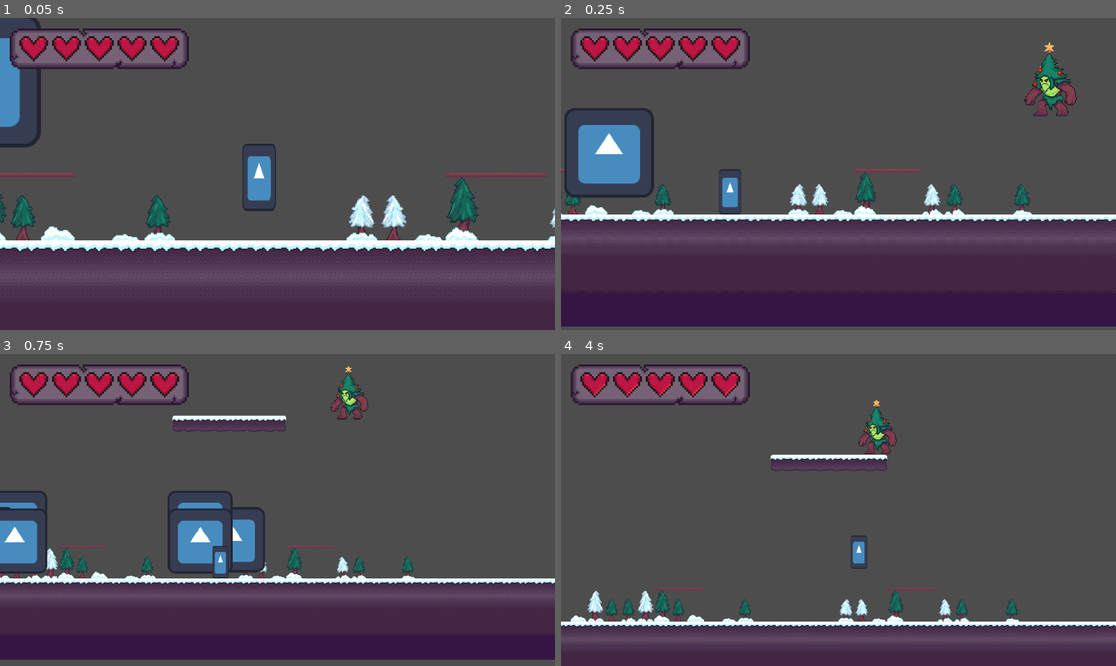
Above: before the commit, frames 1-4 (two rows, left to right).
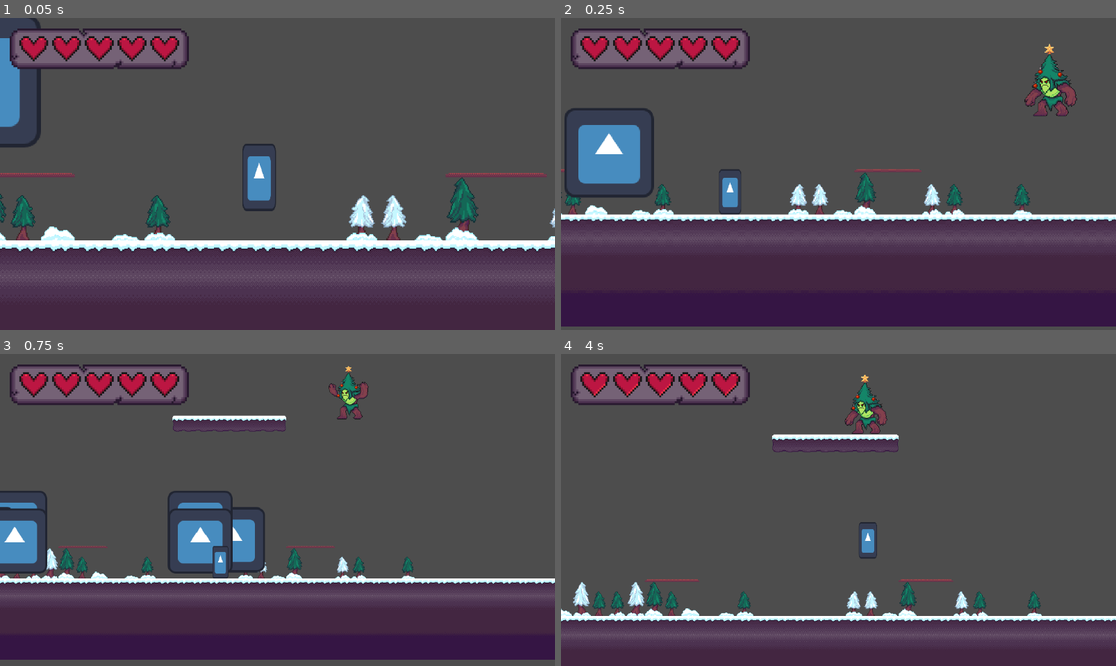
Above: after the commit, the same moments.

Repository: willsattanuparp/wild-jam-76-game
Game: Godot game, scene res://Assets/Scenes/Levels/tree_level.tscn
The game is run twice, just before and just after one commit, with the same random seed, the same clock (stepped at 60 frames per second) and the same inputs. The engine's default icon, where the game draws it, is replaced by a stand-in: a white triangle on a blue panel in a dark square.
Inputs (mouse positions are in pixels of both pictures, inside the frame that each line leads up to):
- Up to frame 1 (0.05 s): no input
- Up to frame 2 (0.25 s): no input
- Up to frame 3 (0.75 s): move the mouse to (399, 494) at 0.52 s; hold D (Right) from 0.53 s (still down); click (399, 494) at 0.6 s
- Up to frame 4 (4 s): tap Space (Jump) at 0.77, 3.77 s; release D (Right) at 1.25 s; drag from (727, 525) to (677, 581) at 1.27 s; move the mouse to (894, 441) at 2.02 s; hold A (Left) 2.03-2.75 s; tap E (Special) at 2.1 s; click (894, 441) at 2.3 s; drag from (810, 572) to (672, 463) at 2.77 s; move the mouse to (1005, 556) at 3.52 s; hold D (Right) from 3.53 s (still down); click (1005, 556) at 3.6 s

Frame 1 is identical in both runs. In frame 2, 0.5% of the frame differs, in the area x 83-93%, y 7-30%; in frame 3, 0.4%; in frame 4, 9.4%, in the area x 0-100%, y 6-92%.

Commit message:
I've reached the end of my rope also I put in the tree walking and jumping animations

Diff:
--- a/platformer-test/Assets/Scenes/Enemies/enemy_tree.tscn
+++ b/platformer-test/Assets/Scenes/Enemies/enemy_tree.tscn
@@ -1,21 +1,138 @@
-[gd_scene load_steps=5 format=3 uid="uid://ciqkefpikuae8"]
+[gd_scene load_steps=11 format=3 uid="uid://ciqkefpikuae8"]
 
 [ext_resource type="PackedScene" uid="uid://bvqx0ai7kl6y5" path="res://Assets/Scenes/enemy.tscn" id="1_avf5k"]
 [ext_resource type="Script" path="res://Scripts/enemy_tree.gd" id="2_1gqo4"]
-[ext_resource type="Texture2D" uid="uid://p5mthhoi8jg5" path="res://Assets/Sprites/Character/TreeBossSprite.png" id="3_ljwdy"]
+[ext_resource type="Texture2D" uid="uid://bary2mcf41rdm" path="res://Assets/Sprites/Character/Enemies/Tree Golem-Sheet.png" id="3_gej4g"]
 
 [sub_resource type="CapsuleShape2D" id="CapsuleShape2D_cjsxd"]
 radius = 23.0
 height = 90.0
+
+[sub_resource type="Animation" id="Animation_lkpy0"]
+resource_name = "tree_yell"
+length = 1.2
+loop_mode = 1
+step = 0.2
+tracks/0/type = "value"
+tracks/0/imported = false
+tracks/0/enabled = true
+tracks/0/path = NodePath("Sprite2D:frame")
+tracks/0/interp = 1
+tracks/0/loop_wrap = true
+tracks/0/keys = {
+"times": PackedFloat32Array(0, 0.2, 0.4, 0.6, 0.8, 1),
+"transitions": PackedFloat32Array(1, 1, 1, 1, 1, 1),
+"update": 1,
+"values": [0, 1, 2, 3, 4, 4]
+}
+
+[sub_resource type="Animation" id="Animation_c6ne0"]
+resource_name = "tree_walk"
+length = 2.6
+loop_mode = 1
+step = 0.2
+tracks/0/type = "value"
+tracks/0/imported = false
+tracks/0/enabled = true
+tracks/0/path = NodePath("Sprite2D:frame")
+tracks/0/interp = 1
+tracks/0/loop_wrap = true
+tracks/0/keys = {
+"times": PackedFloat32Array(0, 0.2, 0.4, 0.6, 0.8, 1, 1.2, 1.4, 1.6, 1.8, 2, 2.2, 2.4),
+"transitions": PackedFloat32Array(1, 1, 1, 1, 1, 1, 1, 1, 1, 1, 1, 1, 1),
+"update": 1,
+"values": [6, 7, 8, 9, 10, 11, 12, 13, 14, 15, 16, 17, 18]
+}
+
+[sub_resource type="Animation" id="Animation_8eh7t"]
+resource_name = "tree_jump"
+length = 1.2
+step = 0.2
+tracks/0/type = "value"
+tracks/0/imported = false
+tracks/0/enabled = true
+tracks/0/path = NodePath("Sprite2D:frame")
+tracks/0/interp = 1
+tracks/0/loop_wrap = true
+tracks/0/keys = {
+"times": PackedFloat32Array(0, 0.2, 0.4, 0.6, 0.8, 1),
+"transitions": PackedFloat32Array(1, 1, 1, 1, 1, 1),
+"update": 1,
+"values": [19, 20, 21, 22, 23, 24]
+}
+
+[sub_resource type="Animation" id="Animation_xo73x"]
+resource_name = "tree_throw"
+length = 1.6
+loop_mode = 1
+step = 0.2
+tracks/0/type = "value"
+tracks/0/imported = false
+tracks/0/enabled = true
+tracks/0/path = NodePath("Sprite2D:frame")
+tracks/0/interp = 1
+tracks/0/loop_wrap = true
+tracks/0/keys = {
+"times": PackedFloat32Array(0, 0.2, 0.4, 0.6, 0.8, 1, 1.2, 1.4),
+"transitions": PackedFloat32Array(1, 1, 1, 1, 1, 1, 1, 1),
+"update": 1,
+"values": [25, 26, 27, 28, 29, 30, 31, 32]
+}
+tracks/1/type = "method"
+tracks/1/imported = false
+tracks/1/enabled = true
+tracks/1/path = NodePath(".")
+tracks/1/interp = 1
+tracks/1/loop_wrap = true
+tracks/1/keys = {
+"times": PackedFloat32Array(0.8),
+"transitions": PackedFloat32Array(1),
+"values": [{
+"args": [],
+"method": &"tree_throw"
+}]
+}
+
+[sub_resource type="Animation" id="Animation_nk641"]
+length = 0.001
+tracks/0/type = "value"
+tracks/0/imported = false
+tracks/0/enabled = true
+tracks/0/path = NodePath("Sprite2D:frame")
+tracks/0/interp = 1
+tracks/0/loop_wrap = true
+tracks/0/keys = {
+"times": PackedFloat32Array(0),
+"transitions": PackedFloat32Array(1),
+"update": 1,
+"values": [0]
+}
+
+[sub_resource type="AnimationLibrary" id="AnimationLibrary_568e8"]
+_data = {
+"RESET": SubResource("Animation_nk641"),
+"tree_jump": SubResource("Animation_8eh7t"),
+"tree_throw": SubResource("Animation_xo73x"),
+"tree_walk": SubResource("Animation_c6ne0"),
+"tree_yell": SubResource("Animation_lkpy0")
+}
 
 [node name="EnemyTree" instance=ExtResource("1_avf5k")]
 script = ExtResource("2_1gqo4")
 
 [node name="Sprite2D" parent="." index="0"]
 position = Vector2(0, -34)
-texture = ExtResource("3_ljwdy")
-hframes = 16
+texture = ExtResource("3_gej4g")
+hframes = 33
 
 [node name="CollisionShape2D" parent="." index="1"]
 position = Vector2(0, -15)
 shape = SubResource("CapsuleShape2D_cjsxd")
+
+[node name="AnimationPlayer" parent="." index="4"]
+libraries = {
+"": SubResource("AnimationLibrary_568e8")
+}
+
+[node name="ThrowMarker" type="Marker2D" parent="." index="5"]
+position = Vector2(-2, -39)
--- a/platformer-test/Assets/Scenes/Levels/tree_level.tscn
+++ b/platformer-test/Assets/Scenes/Levels/tree_level.tscn
@@ -286,7 +286,7 @@
 position = Vector2(-159, -2)
 
 [node name="RightBound" type="Marker2D" parent="JumpLocations/LowerLeftLanding"]
-position = Vector2(144, -1)
+position = Vector2(78, -1)
 
 [node name="Projectiles" type="Node2D" parent="."]
 
@@ -297,12 +297,14 @@
 affected_by_hard_floor = true
 explodes_on_floor = true
 projectile_scene = ExtResource("4_hn7x0")
-projectile_stats = SubResource("Resource_hggt6")
+projectile_stats = SubResource("Resource_cxvhr")
 
 [node name="SpecialHolder" type="Node2D" parent="."]
 
-[node name="EnemyTree" parent="." node_paths=PackedStringArray("player", "current_landing", "jump_locations_holder") instance=ExtResource("3_8la7n")]
+[node name="EnemyTree" parent="." node_paths=PackedStringArray("animation_player", "player", "current_landing", "jump_locations_holder") instance=ExtResource("3_8la7n")]
 position = Vector2(1026, 481)
+pacing_boundry = null
+animation_player = NodePath("AnimationPlayer")
 player = NodePath("../Player")
 current_landing = NodePath("../JumpLocations/LowerRightLanding")
 jump_locations_holder = NodePath("../JumpLocations")
--- a/platformer-test/Assets/Scenes/enemy.tscn
+++ b/platformer-test/Assets/Scenes/enemy.tscn
@@ -19,4 +19,6 @@
 wait_time = 30.0
 autostart = true
 
+[node name="AnimationPlayer" type="AnimationPlayer" parent="."]
+
 [connection signal="timeout" from="ChangePositionTimer" to="." method="_on_change_position_timer_timeout"]
--- a/platformer-test/Scripts/enemy.gd
+++ b/platformer-test/Scripts/enemy.gd
@@ -5,6 +5,8 @@
 
 var current_attack_state : ATTACK_STATE = ATTACK_STATE.IDLE
 var current_movement_state : MOVEMENT_STATE = MOVEMENT_STATE.CHANGE_POSITION
+
+@export var animation_player: AnimationPlayer
 
 var local_position = 0
 @export var pacing_boundry: Vector2 = Vector2(100,-100)
@@ -21,12 +23,13 @@
 var target_pos = Vector2.ZERO
 var gravity_during_leap = 600
 var leaping = false
+var jumping = false
 
-const GRAVITY = 4000
-const JUMP_FORCE = -800
-const ACCELERATION = 20
-const FRICTION = 20
-const MAX_SPEED = 200
+var GRAVITY = 4000
+var JUMP_FORCE = -800
+var ACCELERATION = 20
+var FRICTION = 20
+var MAX_SPEED = 200
 
 func _ready() -> void:
 	pacing_boundry = current_landing.get_boundries()
@@ -41,13 +44,24 @@
 		velocity.y += GRAVITY * delta
 	elif leaping:
 		velocity.y += gravity_during_leap * delta
+	if velocity.y == 0 and is_on_floor():
+		jumping = false
 	#print(velocity)
 	if current_movement_state != MOVEMENT_STATE.CHANGE_POSITION:
 		velocity.x = lerp(velocity.x, direction.x * MAX_SPEED, ACCELERATION * delta if direction.x != 0 else FRICTION * delta)
+	movement_animations(4.0)
 	move_and_slide()
 
-func jump(jump_force):
+func movement_animations(anim_speed):
+	pass
+
+func jump(jump_force,anim_speed):
+	jumping = true
 	velocity.y = jump_force
+	play_jump_animation(anim_speed)
+
+func play_jump_animation(anim_speed):
+	pass
 
 func attack_state_matcher(delta: float):
 	match current_attack_state:
@@ -101,7 +115,7 @@
 func movement_state_idle(_delta):
 	direction.x = 0
 	if is_on_floor() and randf() < 0.001:
-		jump(JUMP_FORCE)
+		jump(JUMP_FORCE, 2.0)
 	if randf() < 0.01:
 		change_movement_state(MOVEMENT_STATE.PACING)
 
@@ -117,8 +131,8 @@
 	elif direction.x == 0:
 		direction.x = 1
 	local_position += direction.x * MAX_SPEED * delta
-	if is_on_floor() and randf() < 0.01:
-		jump(JUMP_FORCE)
+	if is_on_floor() and randf() < 0.001:
+		jump(JUMP_FORCE, 2.0)
 	if randf() < 0.0001:
 		change_movement_state(MOVEMENT_STATE.IDLE)
 
@@ -144,7 +158,7 @@
 
 		direction.x = sign(velocity_x)
 		velocity.x = velocity_x
-		jump(velocity_y)
+		jump(velocity_y, 1.2 / pos_change_leap_time)
 		changed_position = true
 	if abs(global_position.x - target_pos.x) < 5 and is_on_floor():
 		leaping = false
--- a/platformer-test/Scripts/enemy_tree.gd
+++ b/platformer-test/Scripts/enemy_tree.gd
@@ -1,6 +1,27 @@
 extends Enemy
 
+func _ready() -> void:
+	MAX_SPEED = 100
 
+func tree_throw():
+	pass
+
+func play_jump_animation(anim_speed):
+	animation_player.speed_scale = anim_speed
+	animation_player.play("tree_jump")
+
+func movement_animations(anim_speed):
+	if !jumping:
+		if direction.x != 0 and !(animation_player.is_playing() and animation_player.current_animation == "tree_walk"):
+			animation_player.speed_scale = anim_speed
+			animation_player.play("tree_walk")
+		elif direction.x == 0 and (animation_player.is_playing() and animation_player.current_animation == "tree_walk"):
+			animation_player.stop()
+		if animation_player.is_playing() and animation_player.current_animation == "tree_walk":
+			if velocity.x > 0:
+				animation_player.speed_scale = -anim_speed
+			elif velocity.x < 0:
+				animation_player.speed_scale = anim_speed
 ##attack state methods
 #func attack_state_begin(delta: float):
 	#pass
--- a/platformer-test/Scripts/player.gd
+++ b/platformer-test/Scripts/player.gd
@@ -46,7 +46,6 @@
 		else:
 			can_attack = true
 			strike_hitbox.monitoring = false
-			strike_hitbox.visible = false
 			attack_timer = attack_duration
 
 func _physics_process(delta: float) -> void:
@@ -85,7 +84,6 @@
 	if Input.is_action_just_pressed("Attack") and can_attack:
 		can_attack = false
 		strike_hitbox.monitoring = true
-		strike_hitbox.visible = true
 	#special - freeze
 	if Input.is_action_just_pressed("Special") and freeze_timer <= 0:
 		freeze_timer = FREEZE_COOLDOWN
Not shown: 3 places in platformer-test/Assets/Scenes/Levels/tree_level.tscn that only renumber resources
Binary file added: platformer-test/Assets/Sprites/Character/Enemies/Tree Golem-Sheet.png
Not shown, added: platformer-test/Assets/Sprites/Character/Enemies/Tree Golem-Sheet.png.import
